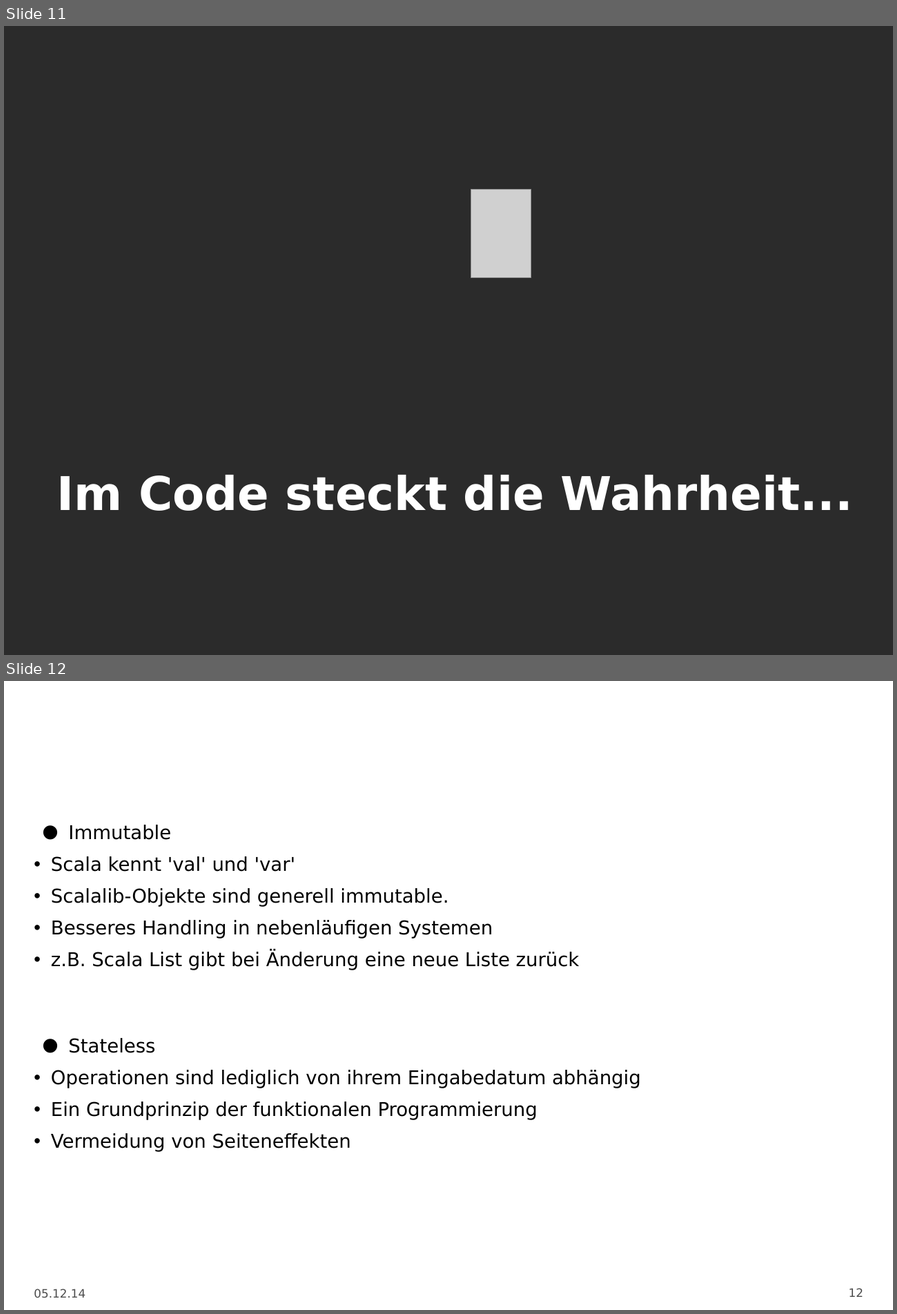
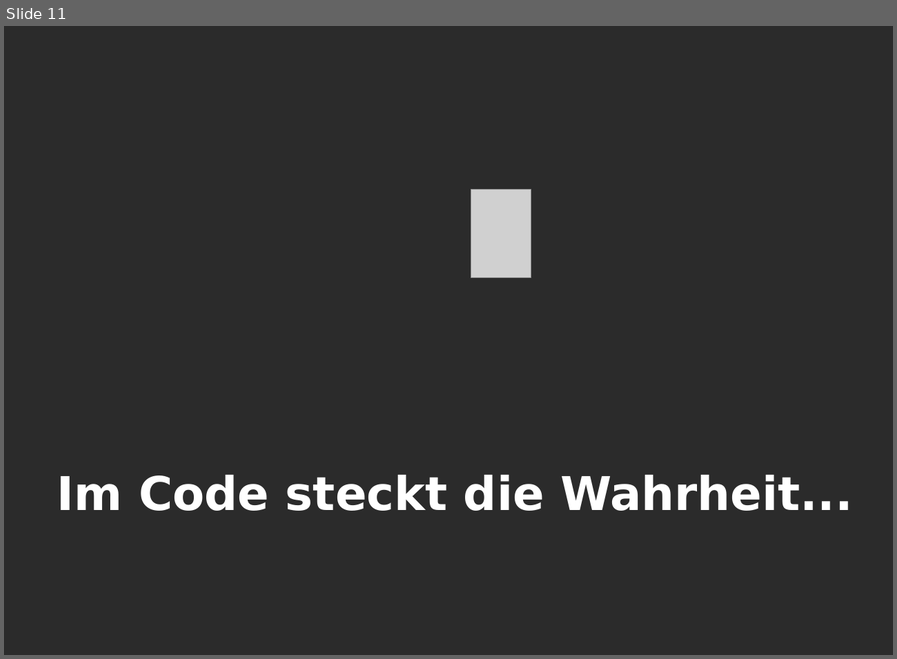
Before and after one commit to DarkToast/scala-techtalk, a slide deck: Scala.odp. Shown one above the other, each under a label of ours: slides 11 and 12 before the commit, slide 11 after it. The pictures are 897x1314 and 897x659 pixels, drawn with LibreOffice and Linux fonts; fonts in the diff are those of the drawing; grey boxes stand for pictures; background and template pictures are left out; a plain dark background stands for a picture behind light text. Boxes give left, top, right and bottom in pixels: in the first picture for what was removed or moved away, otherwise in the second. Text is boxed around its words. In the diff, an @@ line names an element or a change of style, - is before the commit and + after.

Commit message:
Deleting unused sheet

```diff
--- a/Scala.odp
+++ b/Scala.odp
@@ slide 12 removed at box(4, 681, 893, 1310), background picture (left out) @@
@@ title removed at box(34, 681, 833, 771) @@
-Scala Leitlinien
@@ text removed at box(51, 825, 641, 1152) @@
-• Immutable
-  • Scala kennt 'val' und 'var'
-  • Scalalib-Objekte sind generell immutable.
-  • Besseres Handling in nebenläufigen Systemen
-  • z.B. Scala List gibt bei Änderung eine neue Liste zurück
-• Stateless
-  • Operationen sind lediglich von ihrem Eingabedatum abhängig
-  • Ein Grundprinzip der funktionalen Programmierung
-  • Vermeidung von Seiteneffekten
@@ text removed at box(34, 1288, 85, 1297) @@
-05.12.14
@@ page number removed at box(849, 1288, 863, 1296) @@
-12
```
